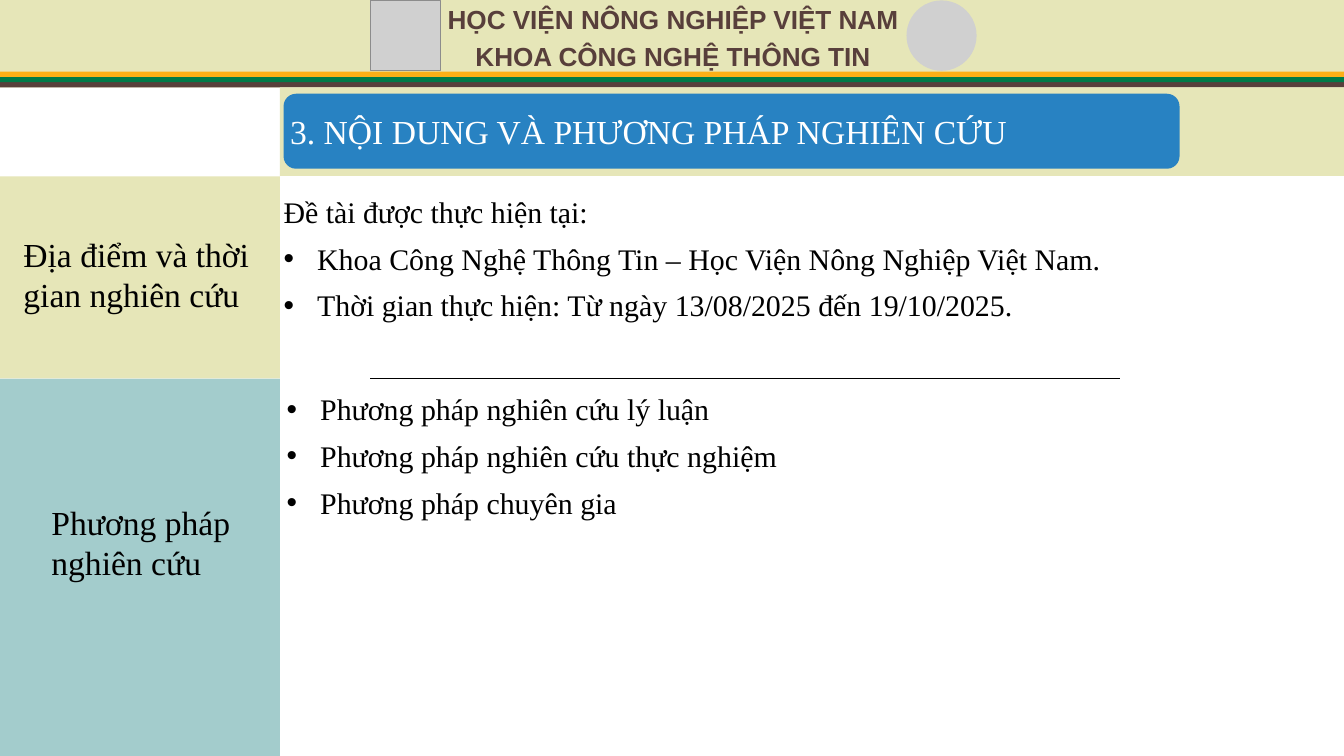
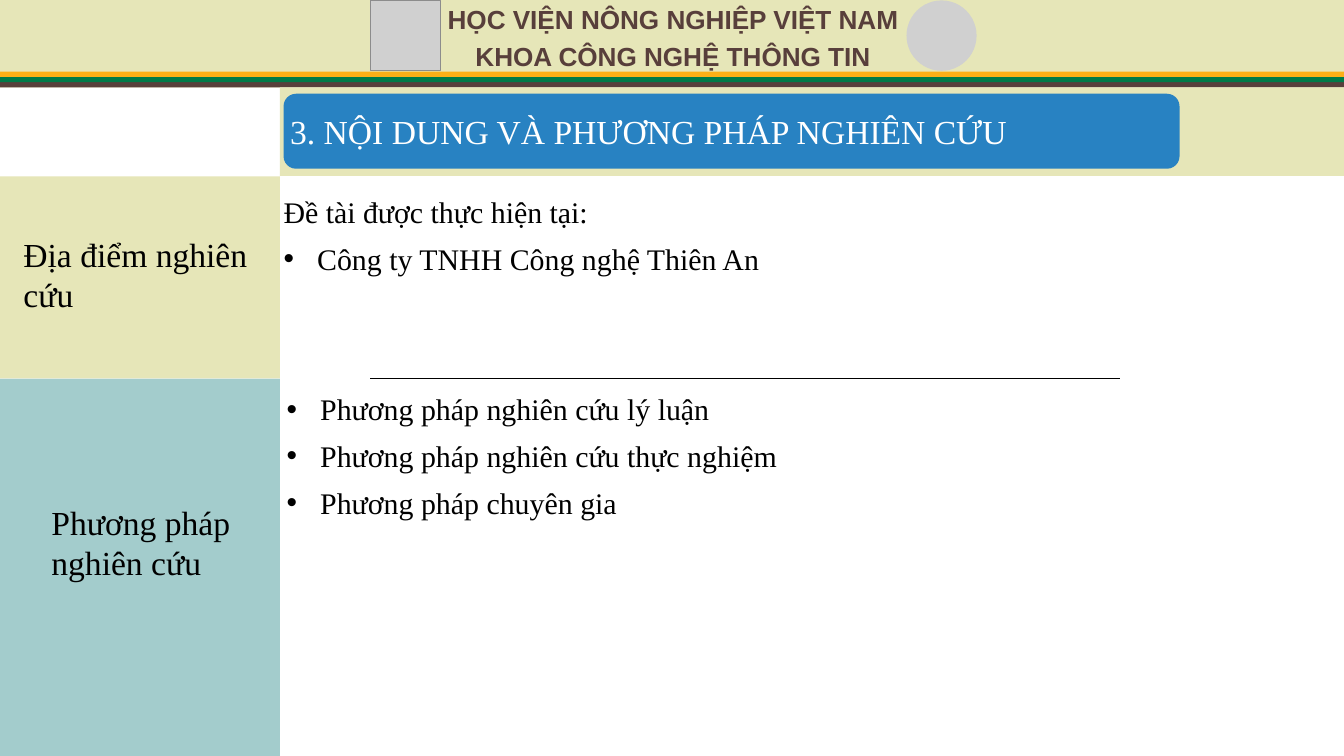
Before and after one commit to HungTran1412/veterinary-clinic-api, a slide deck: slide 14 of VeterinaryClinic.API/wwwroot/Document/TrinhChieu_KLTN.pptx. Drawn at 1344x756 pixels with LibreOffice and Linux fonts; fonts in the diff are those of the drawing; grey boxes stand for pictures. Boxes give left, top, right and bottom in pixels: in the first picture for what was removed or moved away, otherwise in the second. Text is boxed around its words. In the diff, an @@ line names an element or a change of style, - is before the commit and + after.

```diff
--- a/VeterinaryClinic.API/wwwroot/Document/TrinhChieu_KLTN.pptx
+++ b/VeterinaryClinic.API/wwwroot/Document/TrinhChieu_KLTN.pptx
@@ text at [23, 242, 247, 308]: text changed @@
-Địa điểm và thời gian nghiên cứu
+Địa điểm nghiên cứu
@@ text at [317, 249, 759, 275]: text changed @@
-• Khoa Công Nghệ Thông Tin – Học Viện Nông Nghiệp Việt Nam.
-• Thời gian thực hiện: Từ ngày 13/08/2025 đến 19/10/2025.
+• Công ty TNHH Công nghệ Thiên An
```
Also in this commit, not shown: 5 other slides changed.
